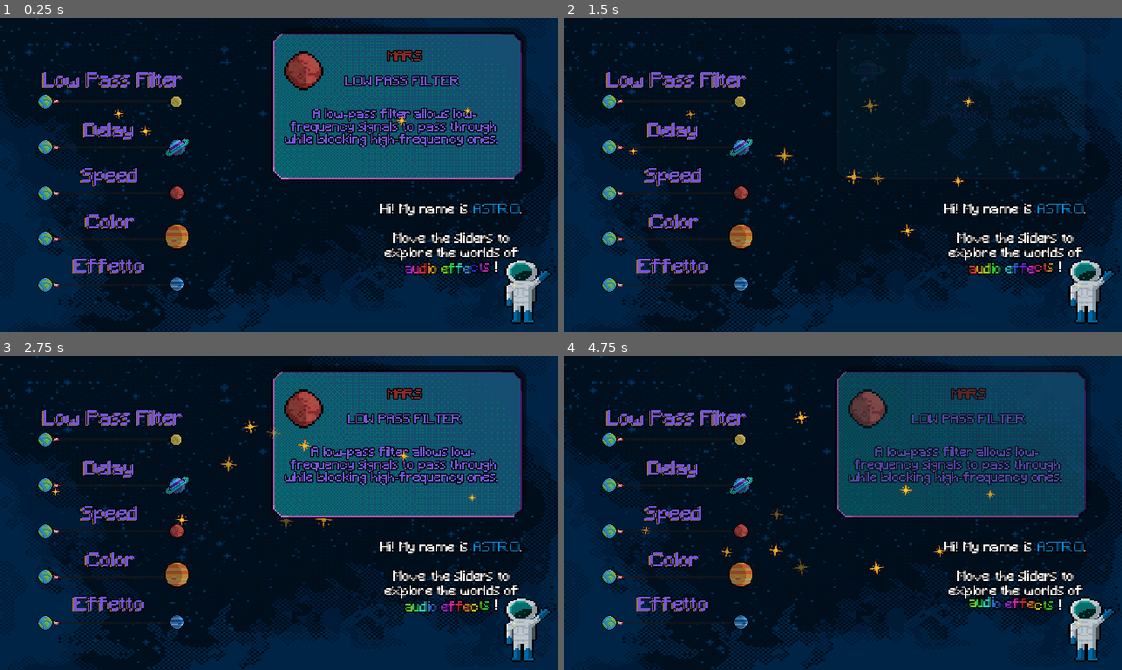
Above: before the commit, frames 1-4 (two rows, left to right).
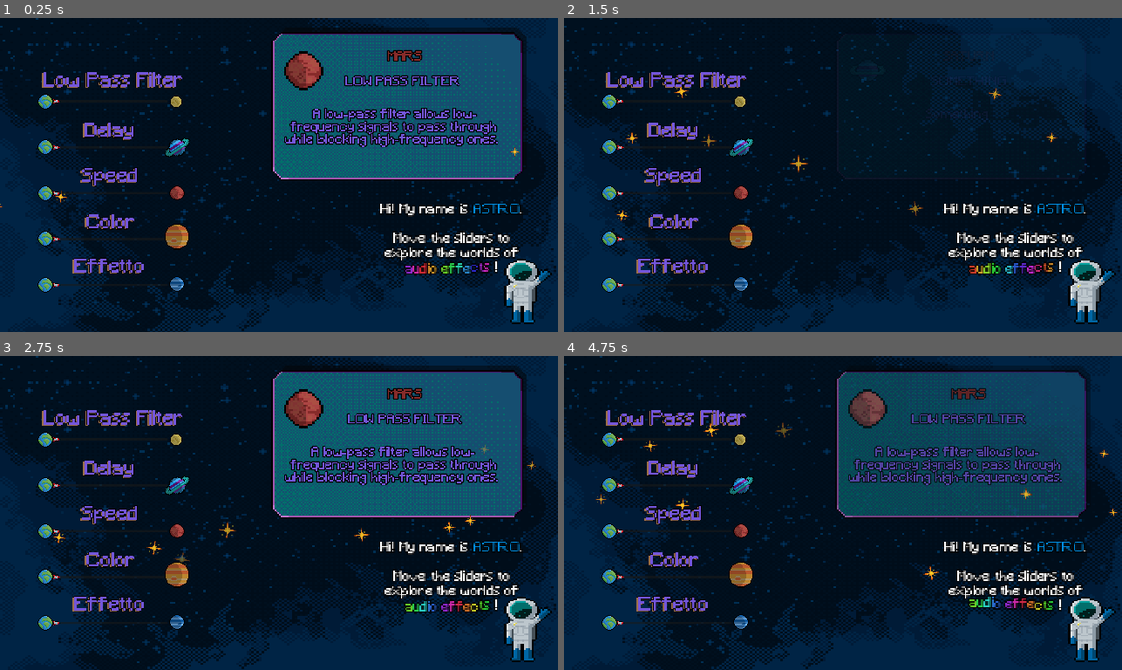
Above: after the commit, the same moments.

Repository: mengo1993/gianluandreeducationalgamejam
Game: Godot game, scene res://game.tscn
The game is run twice, just before and just after one commit, with the same random seed, the same clock (stepped at 60 frames per second) and the same inputs. Sound files missing from this copy of the repository are replaced by a short silence.
Inputs (mouse positions are in pixels of both pictures, inside the frame that each line leads up to):
- Up to frame 1 (0.25 s): no input
- Up to frame 2 (1.5 s): click (675, 77) at 0.5 s; click (675, 131) at 1.25 s
- Up to frame 3 (2.75 s): click (111, 516) at 2 s
- Up to frame 4 (4.75 s): click (675, 415) at 2.75 s; click (675, 469) at 3.5 s; click (675, 516) at 4.25 s

The runs differ from the first frame. In frame 1, 0.1% of the frame differs, in the area x 0-94%, y 28-61%; in frame 2, 0.4%; in frame 3, 0.5%, in the area x 9-97%, y 20-67%; in frame 4, 0.5%.

Commit message:
posizione particles

Diff:
--- a/game.tscn
+++ b/game.tscn
@@ -1,23 +1,22 @@
-[gd_scene load_steps=20 format=3 uid="uid://vyr58uj6ttm4"]
+[gd_scene load_steps=19 format=3 uid="uid://vyr58uj6ttm4"]
 
 [ext_resource type="PackedScene" uid="uid://b1nekjdd22fr" path="res://particles.tscn" id="1_80nbo"]
 [ext_resource type="Script" uid="uid://bs17o8jabrqto" path="res://game.gd" id="1_e2o6t"]
 [ext_resource type="Texture2D" uid="uid://dlv8peo0eqtri" path="res://Sky.png" id="2_7jktm"]
 [ext_resource type="Theme" uid="uid://cb6cfuisv1qi8" path="res://Text_astro.tres" id="2_hve3p"]
 [ext_resource type="PackedScene" uid="uid://d1xxkxi4vla28" path="res://pamplets.tscn" id="2_rvswv"]
-[ext_resource type="Texture2D" uid="uid://d2wj13aym5ime" path="res://spaceman_2.png" id="3_lc2xo"]
+[ext_resource type="Texture2D" uid="uid://b3puf3jejvaro" path="res://spaceman_2.png" id="3_lc2xo"]
 [ext_resource type="Texture2D" uid="uid://dtj0u25vb4cj5" path="res://star-Sheet.png" id="5_7jktm"]
-[ext_resource type="Texture2D" uid="uid://dwckgr4lepx1y" path="res://earth_slider.png" id="6_215e1"]
+[ext_resource type="Texture2D" uid="uid://cjgdhww3ehfd4" path="res://earth_slider.png" id="6_215e1"]
 [ext_resource type="Theme" uid="uid://tdokecx2vxsu" path="res://theme_effects.tres" id="6_mfdv2"]
-[ext_resource type="Texture2D" uid="uid://bhrk67j77npv5" path="res://particella_star.png" id="6_ryrav"]
 [ext_resource type="FontFile" uid="uid://dcgp7s2bj44md" path="res://Minecraft.ttf" id="6_vef74"]
 [ext_resource type="Theme" uid="uid://5bojobj2xa28" path="res://Slider_theme.tres" id="7_mfdv2"]
-[ext_resource type="Texture2D" uid="uid://cfydkfxui673d" path="res://jupiter.png" id="9_7sc4i"]
+[ext_resource type="Texture2D" uid="uid://ugw3xa6sq1nu" path="res://jupiter.png" id="9_7sc4i"]
 [ext_resource type="AudioStream" uid="uid://bbu52caa8ogh4" path="res://Jam_loop_1.wav" id="9_vef74"]
-[ext_resource type="Texture2D" uid="uid://n7crt831k17p" path="res://mars.png" id="13_215e1"]
-[ext_resource type="Texture2D" uid="uid://cmtgpd5p07oav" path="res://saturn.png" id="15_e8heu"]
-[ext_resource type="Texture2D" uid="uid://dcusmnmddgg1r" path="res://moon.png" id="16_rvswv"]
-[ext_resource type="Texture2D" uid="uid://bm4cs52sumrnt" path="res://neptune.png" id="17_boyg6"]
+[ext_resource type="Texture2D" uid="uid://cpweqp1nauskj" path="res://mars.png" id="13_215e1"]
+[ext_resource type="Texture2D" uid="uid://bfb6gnb87t0cu" path="res://saturn.png" id="15_e8heu"]
+[ext_resource type="Texture2D" uid="uid://jmhv8ii7ncn5" path="res://moon.png" id="16_rvswv"]
+[ext_resource type="Texture2D" uid="uid://d2488rvosqpt5" path="res://neptune.png" id="17_boyg6"]
 
 [sub_resource type="AtlasTexture" id="AtlasTexture_ryrav"]
 atlas = ExtResource("5_7jktm")
@@ -344,25 +343,17 @@
 
 [node name="ParticlesManager" type="Node2D" parent="."]
 
-[node name="Particles2" parent="ParticlesManager" instance=ExtResource("1_80nbo")]
-visible = false
-texture_filter = 1
-position = Vector2(960, 512)
-scale = Vector2(7, 7)
-amount = 17
-texture = ExtResource("6_ryrav")
-
 [node name="Particles3" parent="ParticlesManager" instance=ExtResource("1_80nbo")]
 z_index = 1
 texture_filter = 1
-position = Vector2(893, 164)
+position = Vector2(950, 164)
 scale = Vector2(5, 5)
 texture = SubResource("AtlasTexture_ryrav")
 
 [node name="Particles" parent="ParticlesManager" instance=ExtResource("1_80nbo")]
 z_index = -1
 texture_filter = 1
-position = Vector2(-233, 157)
+position = Vector2(-346, 157)
 scale = Vector2(5, 5)
 texture = SubResource("AtlasTexture_ryrav")
 
Not shown: 1 places in Slider_theme.tres that only renumber resources
